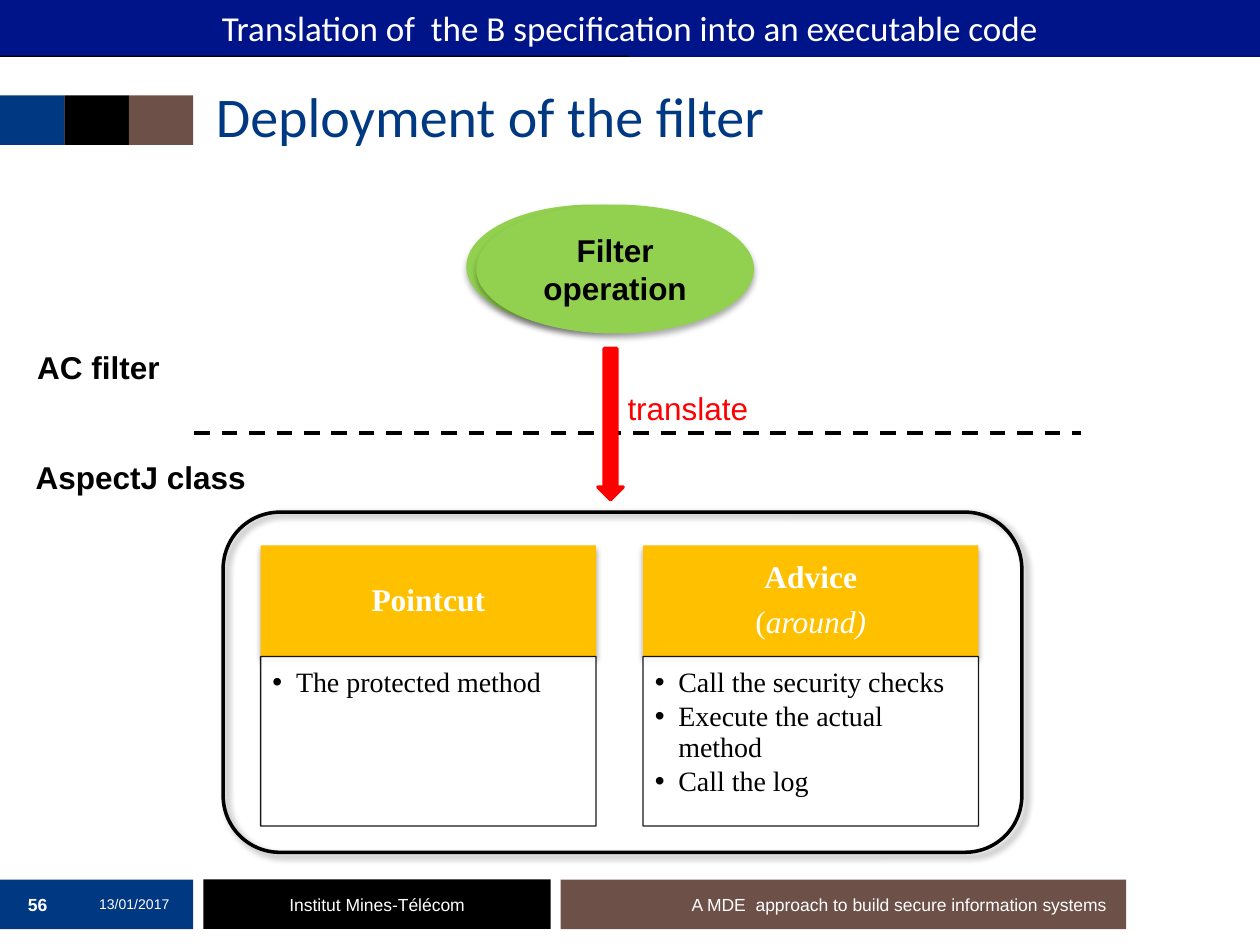
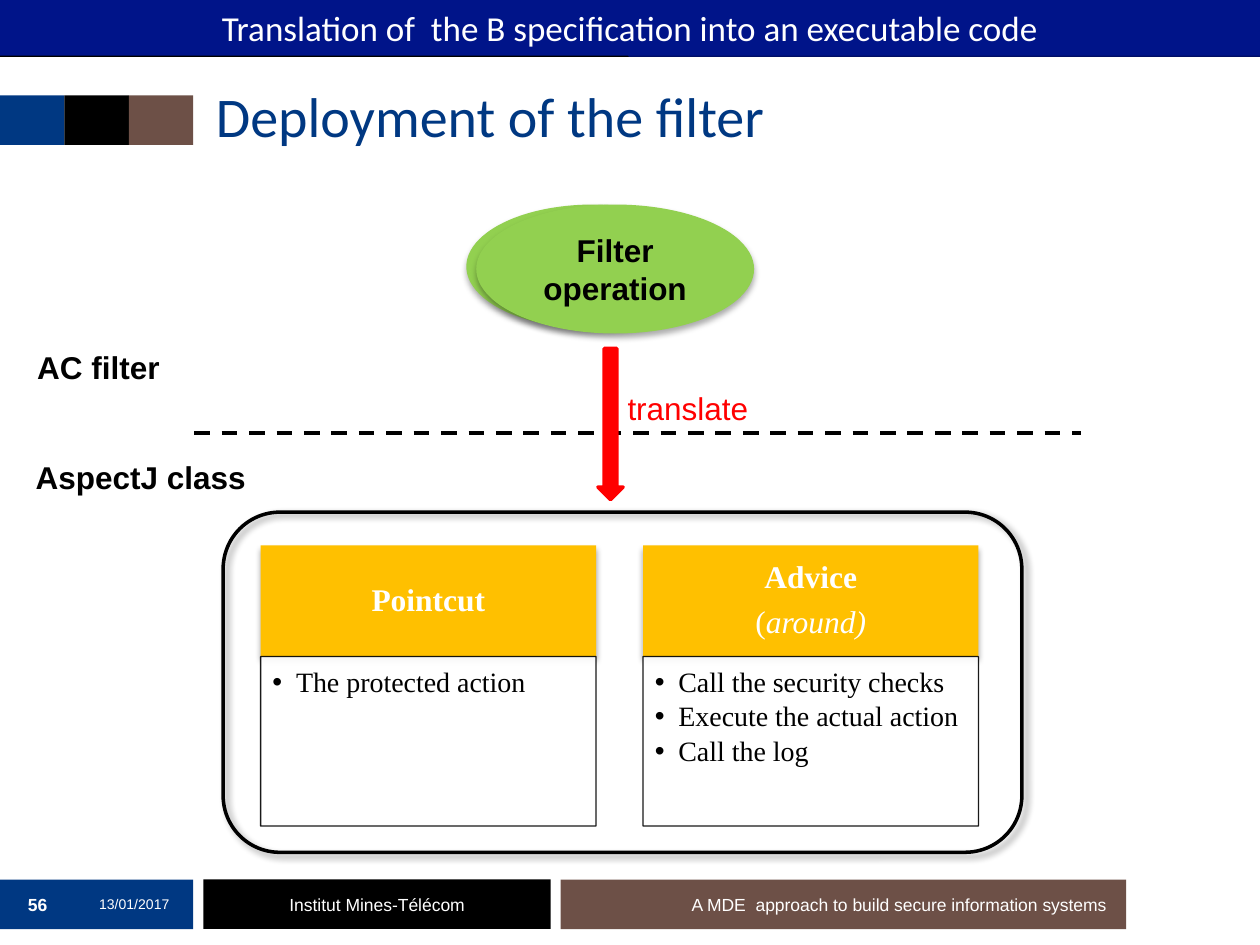
Before and after one commit to mai-ng/phdDefense, a slide deck: slide 56 of slides/presentation-defense.pptx. Drawn at 1260x945 pixels with LibreOffice and Linux fonts; fonts in the diff are those of the drawing; background and template pictures are left out. Boxes give left, top, right and bottom in pixels: in the first picture for what was removed or moved away, otherwise in the second. Text is boxed around its words. In the diff, an @@ line names an element or a change of style, - is before the commit and + after.

```diff
--- a/slides/presentation-defense.pptx
+++ b/slides/presentation-defense.pptx
@@ text at box(296, 672, 525, 698): text changed @@
-  •• The protected method
+  •• The protected action
@@ text at box(678, 706, 958, 727): text changed @@
-  •• Execute the actual method
+  •• Execute the actual action
```
Also in this commit, not shown: 11 other slides changed.
